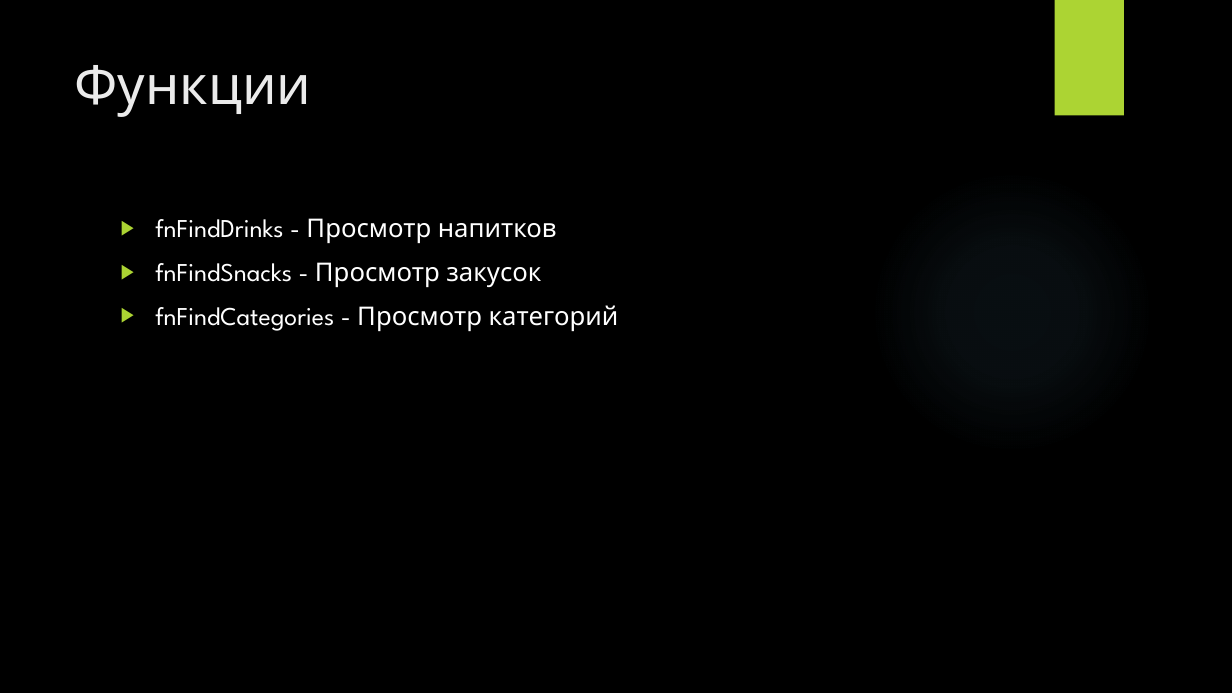
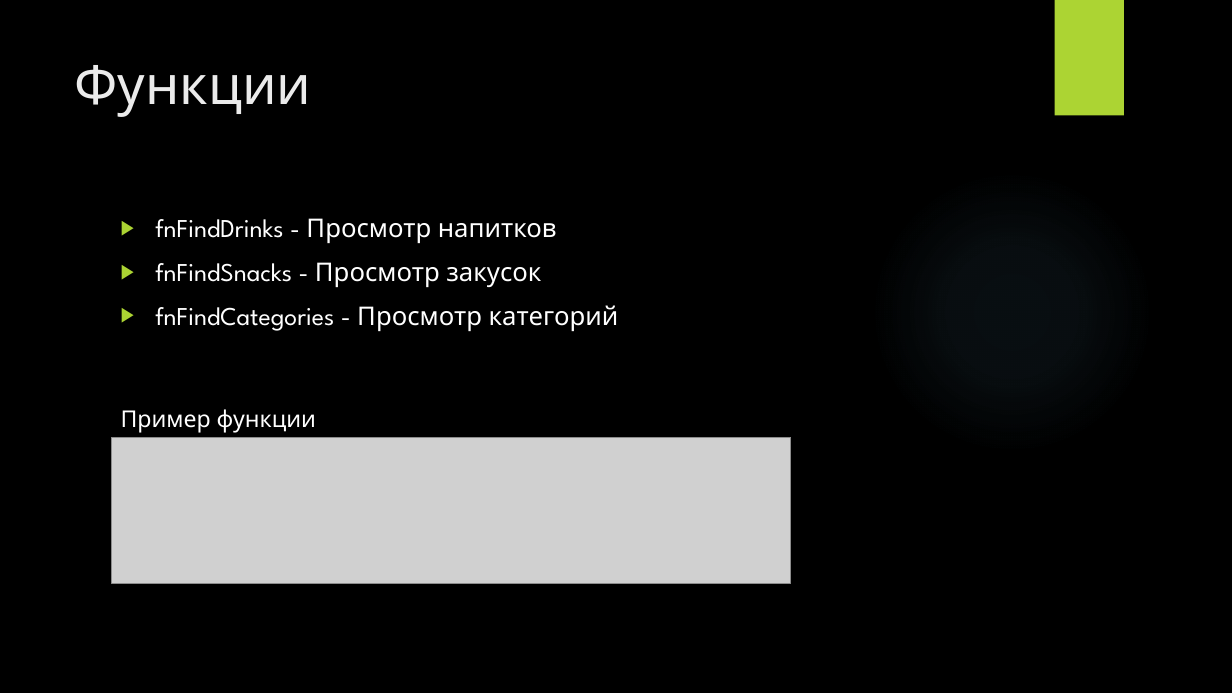
Before and after one commit to DJDims/Cafe-bar-project, a slide deck: slide 6 of CafeBar.pptx (slide 5 before the commit). Drawn at 1232x693 pixels with LibreOffice and Linux fonts; fonts in the diff are those of the drawing; grey boxes stand for pictures; background and template pictures are left out. Boxes give left, top, right and bottom in pixels: in the first picture for what was removed or moved away, otherwise in the second. Text is boxed around its words. In the diff, an @@ line names an element or a change of style, - is before the commit and + after.

```diff
--- a/CafeBar.pptx
+++ b/CafeBar.pptx
@@ text added at box(121, 409, 316, 433), 18 pt, text #FFFFFF @@
+Пример функции
@@ picture added at box(112, 437, 791, 583) @@
```
Also in this commit, not shown: 2 other slides changed, 1 slide added.
